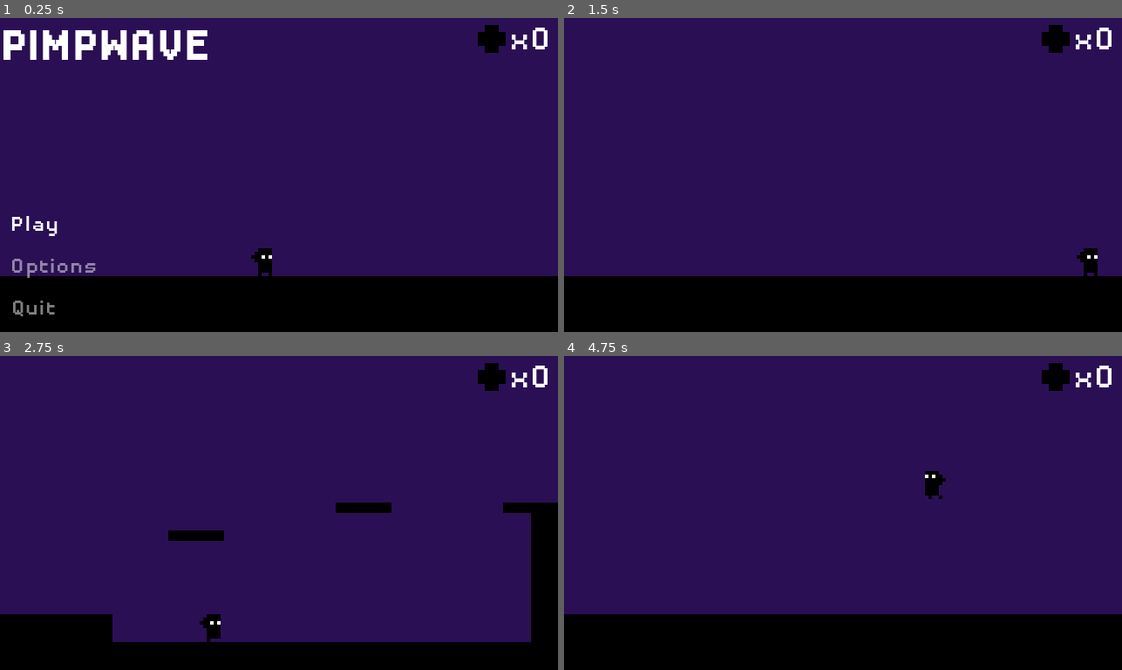
Above: before the commit, frames 1-4 (two rows, left to right).
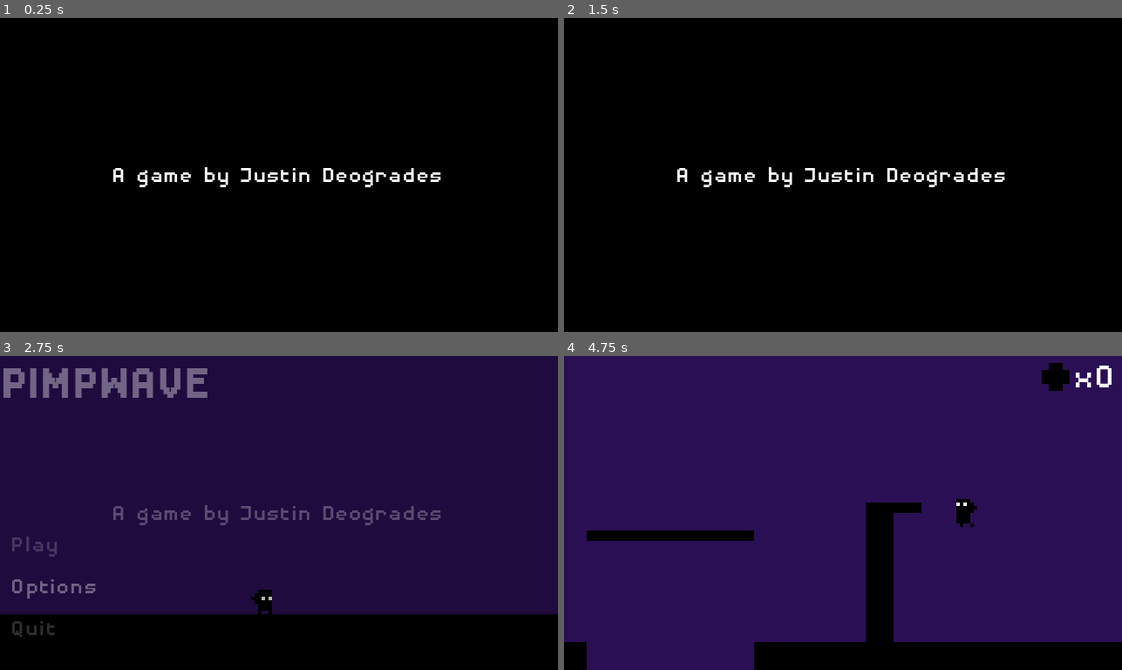
Above: after the commit, the same moments.

Repository: justindeogrades/godotminivania
Game: Godot game, scene res://scene_manager.tscn
The game is run twice, just before and just after one commit, with the same random seed, the same clock (stepped at 60 frames per second) and the same inputs.
Inputs (mouse positions are in pixels of both pictures, inside the frame that each line leads up to):
- Up to frame 1 (0.25 s): no input
- Up to frame 2 (1.5 s): tap Enter (ui_accept) at 0.5, 0.6 s; move the mouse to (965, 159) at 0.52 s; hold D (right) 0.53-1.28 s; click (965, 159) at 0.67 s; tap Space (jump) at 0.77 s; move the mouse to (731, 190) at 1.27 s; hold S (down) from 1.28 s (still down); tap Shift (dash) at 1.35 s
- Up to frame 3 (2.75 s): tap Space (jump) at 1.52 s; tap Enter (ui_accept) at 1.55, 2.1 s; move the mouse to (334, 443) at 2.02 s; release S (down) at 2.03 s; hold D (right) from 2.03 s (still down)
- Up to frame 4 (4.75 s): move the mouse to (815, 575) at 2.77 s; release D (right) at 2.78 s; hold W (up) 2.78-3.53 s; tap Enter (ui_accept) at 2.85, 3.8, 4.35 s; click (815, 575) at 2.92 s; tap Space (jump) at 3.02, 3.77, 4.52 s; move the mouse to (1010, 560) at 3.52 s; hold A (left) from 3.53 s (still down); tap Shift (dash) at 3.6 s; move the mouse to (675, 465) at 4.27 s

The runs differ from the first frame. In frame 1, 82% of the frame differs, in the area x 0-100%, y 0-95%; in frame 2, 82%; in frame 3, 13%; in frame 4, 15%.

Commit message:
Added an intro screen

Diff:
--- a/Characters/Player.tscn
+++ b/Characters/Player.tscn
@@ -420,6 +420,7 @@
 one_shot = true
 
 [node name="Gui" type="CanvasLayer" parent="."]
+visible = false
 
 [node name="AbilityTooltip" type="Label" parent="Gui"]
 visible = false
--- a/MainMenu.gd
+++ b/MainMenu.gd
@@ -1,5 +1,6 @@
 extends VBoxContainer
 
+var active = false;
 var player : Node2D;
 var default_colour = Color(1, 1, 1, 0.5);
 var focus_colour = Color(1, 1, 1, 1);
@@ -13,6 +14,7 @@
 	player = get_parent().get_parent().player;
 	player.player_control = false;
 	Global.main_menu_created = true;
+	$AnimationPlayer.play("fade_in");
 
 
 # Called every frame. 'delta' is the elapsed time since the previous frame.
@@ -28,9 +30,10 @@
 	$Play.label_settings.font_color = default_colour;
 
 func _on_play_gui_input(event):
-	if Input.is_action_just_pressed("ui_accept"):
+	if Input.is_action_just_pressed("ui_accept") and active:
 		player.player_control = true;
-		get_parent().queue_free();
+		player.gui.visible = true;
+		$AnimationPlayer.play("fade_out");
 
 func _on_options_focus_entered():
 	$Options.label_settings.font_color = focus_colour;
@@ -39,7 +42,7 @@
 	$Options.label_settings.font_color = default_colour;
 
 func _on_options_gui_input(event):
-	if Input.is_action_just_pressed("ui_accept"):
+	if Input.is_action_just_pressed("ui_accept") and active:
 		$Options.label_settings.font_size = 3;
 		$Options.text = "You don't get 'options', you play the game the way I intended, fucker."
 
@@ -51,5 +54,12 @@
 	$Quit.label_settings.font_color = default_colour;
 
 func _on_quit_gui_input(event):
-	if Input.is_action_just_pressed("ui_accept"):
+	if Input.is_action_just_pressed("ui_accept") and active:
 		get_tree().quit();
+
+
+func activate():
+	active = true;
+
+func deactivate():
+	active = false;
--- /dev/null
+++ b/init_screen.gd
@@ -0,0 +1,11 @@
+extends CanvasLayer
+
+
+# Called when the node enters the scene tree for the first time.
+func _ready():
+	$AnimationPlayer.play("fade_out");
+
+
+# Called every frame. 'delta' is the elapsed time since the previous frame.
+func _process(delta):
+	pass
--- /dev/null
+++ b/init_screen.tscn
@@ -0,0 +1,76 @@
+[gd_scene load_steps=6 format=3 uid="uid://cb4wfixl2f7xi"]
+
+[ext_resource type="Script" path="res://init_screen.gd" id="1_ix6mo"]
+[ext_resource type="FontFile" uid="uid://bjtqxsp1mkeqg" path="res://Fonts/disposabledroid-bb.regular.ttf" id="1_n3aw7"]
+
+[sub_resource type="LabelSettings" id="LabelSettings_mu8lc"]
+font = ExtResource("1_n3aw7")
+font_size = 8
+
+[sub_resource type="Animation" id="Animation_namrd"]
+resource_name = "fade_out"
+length = 3.0
+tracks/0/type = "value"
+tracks/0/imported = false
+tracks/0/enabled = true
+tracks/0/path = NodePath("ColorRect:modulate")
+tracks/0/interp = 1
+tracks/0/loop_wrap = true
+tracks/0/keys = {
+"times": PackedFloat32Array(2, 3),
+"transitions": PackedFloat32Array(1, 1),
+"update": 0,
+"values": [Color(1, 1, 1, 1), Color(1, 1, 1, 0)]
+}
+tracks/1/type = "value"
+tracks/1/imported = false
+tracks/1/enabled = true
+tracks/1/path = NodePath("Label:modulate")
+tracks/1/interp = 1
+tracks/1/loop_wrap = true
+tracks/1/keys = {
+"times": PackedFloat32Array(2, 3),
+"transitions": PackedFloat32Array(1, 1),
+"update": 0,
+"values": [Color(1, 1, 1, 1), Color(1, 1, 1, 0)]
+}
+tracks/2/type = "method"
+tracks/2/imported = false
+tracks/2/enabled = true
+tracks/2/path = NodePath(".")
+tracks/2/interp = 1
+tracks/2/loop_wrap = true
+tracks/2/keys = {
+"times": PackedFloat32Array(3),
+"transitions": PackedFloat32Array(1),
+"values": [{
+"args": [],
+"method": &"queue_free"
+}]
+}
+
+[sub_resource type="AnimationLibrary" id="AnimationLibrary_wo74b"]
+_data = {
+"fade_out": SubResource("Animation_namrd")
+}
+
+[node name="InitScreen" type="CanvasLayer"]
+script = ExtResource("1_ix6mo")
+
+[node name="ColorRect" type="ColorRect" parent="."]
+offset_right = 160.0
+offset_bottom = 90.0
+color = Color(0, 0, 0, 1)
+
+[node name="Label" type="Label" parent="."]
+offset_right = 160.0
+offset_bottom = 90.0
+text = "A game by Justin Deogrades"
+label_settings = SubResource("LabelSettings_mu8lc")
+horizontal_alignment = 1
+vertical_alignment = 1
+
+[node name="AnimationPlayer" type="AnimationPlayer" parent="."]
+libraries = {
+"": SubResource("AnimationLibrary_wo74b")
+}
--- a/menus.tscn
+++ b/menus.tscn
@@ -19,22 +19,138 @@
 font = ExtResource("2_q8kft")
 font_size = 8
 
+[sub_resource type="Animation" id="Animation_v7uce"]
+resource_name = "fade_in"
+length = 4.0
+tracks/0/type = "value"
+tracks/0/imported = false
+tracks/0/enabled = true
+tracks/0/path = NodePath("MainMenu:modulate")
+tracks/0/interp = 1
+tracks/0/loop_wrap = true
+tracks/0/keys = {
+"times": PackedFloat32Array(2, 4),
+"transitions": PackedFloat32Array(1, 1),
+"update": 0,
+"values": [Color(1, 1, 1, 0), Color(1, 1, 1, 1)]
+}
+tracks/1/type = "value"
+tracks/1/imported = false
+tracks/1/enabled = true
+tracks/1/path = NodePath("Title:modulate")
+tracks/1/interp = 1
+tracks/1/loop_wrap = true
+tracks/1/keys = {
+"times": PackedFloat32Array(2, 4),
+"transitions": PackedFloat32Array(1, 1),
+"update": 0,
+"values": [Color(1, 1, 1, 0), Color(1, 1, 1, 1)]
+}
+tracks/2/type = "method"
+tracks/2/imported = false
+tracks/2/enabled = true
+tracks/2/path = NodePath("MainMenu")
+tracks/2/interp = 1
+tracks/2/loop_wrap = true
+tracks/2/keys = {
+"times": PackedFloat32Array(3),
+"transitions": PackedFloat32Array(1),
+"values": [{
+"args": [],
+"method": &"activate"
+}]
+}
+
+[sub_resource type="Animation" id="Animation_nfcym"]
+resource_name = "fade_out"
+tracks/0/type = "value"
+tracks/0/imported = false
+tracks/0/enabled = true
+tracks/0/path = NodePath("MainMenu:modulate")
+tracks/0/interp = 1
+tracks/0/loop_wrap = true
+tracks/0/keys = {
+"times": PackedFloat32Array(0, 1),
+"transitions": PackedFloat32Array(1, 1),
+"update": 0,
+"values": [Color(1, 1, 1, 1), Color(1, 1, 1, 0)]
+}
+tracks/1/type = "value"
+tracks/1/imported = false
+tracks/1/enabled = true
+tracks/1/path = NodePath("Title:modulate")
+tracks/1/interp = 1
+tracks/1/loop_wrap = true
+tracks/1/keys = {
+"times": PackedFloat32Array(0, 1),
+"transitions": PackedFloat32Array(1, 1),
+"update": 0,
+"values": [Color(1, 1, 1, 1), Color(1, 1, 1, 0)]
+}
+tracks/2/type = "method"
+tracks/2/imported = false
+tracks/2/enabled = true
+tracks/2/path = NodePath(".")
+tracks/2/interp = 1
+tracks/2/loop_wrap = true
+tracks/2/keys = {
+"times": PackedFloat32Array(1),
+"transitions": PackedFloat32Array(1),
+"values": [{
+"args": [],
+"method": &"queue_free"
+}]
+}
+tracks/3/type = "method"
+tracks/3/imported = false
+tracks/3/enabled = true
+tracks/3/path = NodePath("MainMenu")
+tracks/3/interp = 1
+tracks/3/loop_wrap = true
+tracks/3/keys = {
+"times": PackedFloat32Array(),
+"transitions": PackedFloat32Array(),
+"values": []
+}
+tracks/4/type = "method"
+tracks/4/imported = false
+tracks/4/enabled = true
+tracks/4/path = NodePath("MainMenu")
+tracks/4/interp = 1
+tracks/4/loop_wrap = true
+tracks/4/keys = {
+"times": PackedFloat32Array(0),
+"transitions": PackedFloat32Array(1),
+"values": [{
+"args": [],
+"method": &"deactivate"
+}]
+}
+
+[sub_resource type="AnimationLibrary" id="AnimationLibrary_0e4u2"]
+_data = {
+"fade_in": SubResource("Animation_v7uce"),
+"fade_out": SubResource("Animation_nfcym")
+}
+
 [node name="Menus" type="CanvasLayer"]
 
 [node name="Title" type="Label" parent="."]
+modulate = Color(1, 1, 1, 0)
 offset_right = 61.0
 offset_bottom = 16.0
 text = "PIMPWAVE"
 label_settings = SubResource("LabelSettings_5ekr4")
 
 [node name="MainMenu" type="VBoxContainer" parent="."]
+modulate = Color(1, 1, 1, 0)
 anchors_preset = 2
 anchor_top = 1.0
 anchor_bottom = 1.0
 offset_left = 3.0
-offset_top = -35.0
+offset_top = -40.0
 offset_right = 28.0
-offset_bottom = -3.0
+offset_bottom = 19.0
 grow_vertical = 0
 pivot_offset = Vector2(0, 32)
 size_flags_horizontal = 0
@@ -67,6 +183,12 @@
 text = "Quit"
 label_settings = SubResource("LabelSettings_qf6px")
 
+[node name="AnimationPlayer" type="AnimationPlayer" parent="MainMenu"]
+root_node = NodePath("../..")
+libraries = {
+"": SubResource("AnimationLibrary_0e4u2")
+}
+
 [connection signal="focus_entered" from="MainMenu/Play" to="MainMenu" method="_on_play_focus_entered"]
 [connection signal="focus_exited" from="MainMenu/Play" to="MainMenu" method="_on_play_focus_exited"]
 [connection signal="gui_input" from="MainMenu/Play" to="MainMenu" method="_on_play_gui_input"]
--- a/scene_manager.tscn
+++ b/scene_manager.tscn
@@ -1,7 +1,8 @@
-[gd_scene load_steps=3 format=3 uid="uid://c4mvjkge6jdtn"]
+[gd_scene load_steps=4 format=3 uid="uid://c4mvjkge6jdtn"]
 
 [ext_resource type="Script" path="res://SceneManager.gd" id="1_tkn5e"]
 [ext_resource type="PackedScene" uid="uid://drqct8ftlgw0i" path="res://level_transition.tscn" id="2_mg7w3"]
+[ext_resource type="PackedScene" uid="uid://cb4wfixl2f7xi" path="res://init_screen.tscn" id="3_afjgs"]
 
 [node name="SceneManager" type="Node"]
 script = ExtResource("1_tkn5e")
@@ -9,3 +10,5 @@
 [node name="Levels" type="Node" parent="."]
 
 [node name="LevelTransition" parent="." instance=ExtResource("2_mg7w3")]
+
+[node name="InitScreen" parent="." instance=ExtResource("3_afjgs")]
Not shown: 1 places in menus.tscn that only renumber resources
